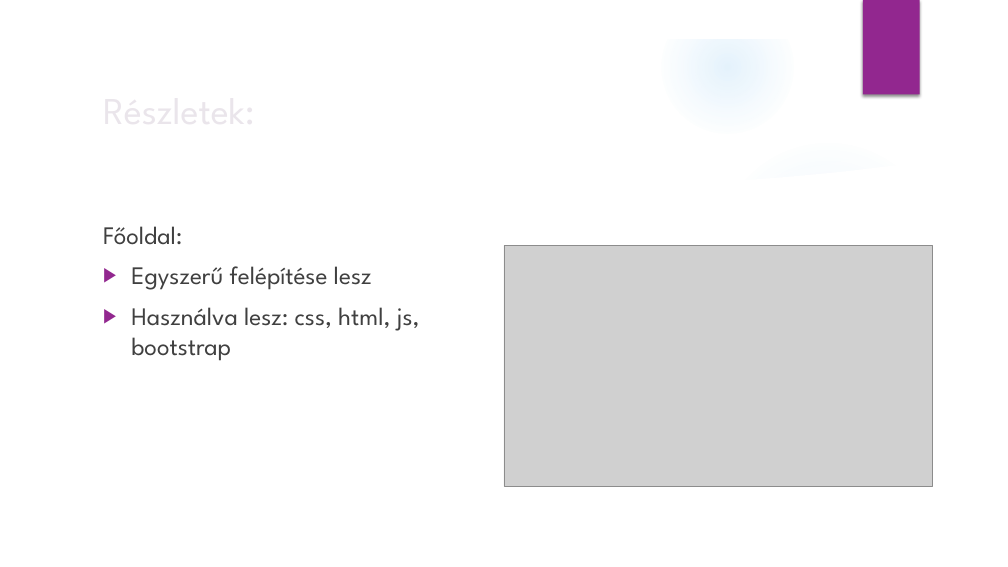
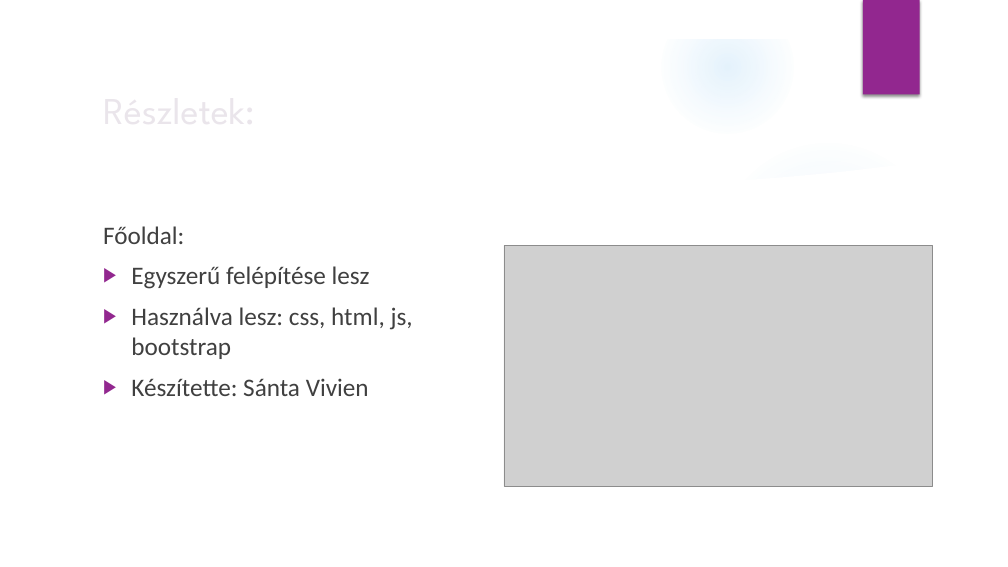
Before and after one commit to M3morui/html, a slide deck: slide 3 of karacsony/Karácsonyi Honlap Projekt.pptx. Drawn at 1008x567 pixels with LibreOffice and Linux fonts; fonts in the diff are those of the drawing; grey boxes stand for pictures; background and template pictures are left out. Boxes give left, top, right and bottom in pixels: in the first picture for what was removed or moved away, otherwise in the second. Text is boxed around its words. In the diff, an @@ line names an element or a change of style, - is before the commit and + after.

```diff
--- a/karacsony/Karácsonyi Honlap Projekt.pptx
+++ b/karacsony/Karácsonyi Honlap Projekt.pptx
@@ text at [103,226,413,359]: font League Spartan to Calibri in "Főoldal:", "Egyszerű felépítése lesz", "Használva lesz: css, html, js, bootstrap" @@
@@ text at [131,378,369,396]: paragraph added @@
+▶ Készítette: Sánta Vivien
```
Also in this commit, not shown: 6 other slides changed, 2 slides added, 6 other files.
